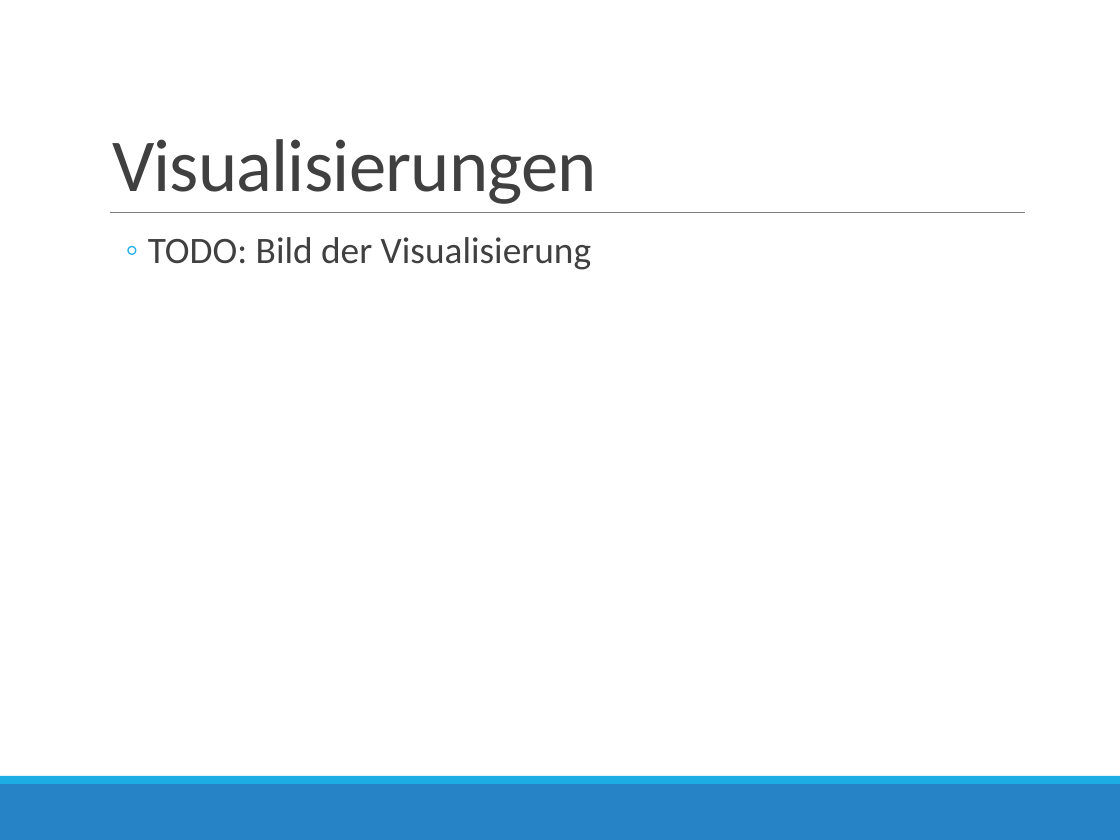
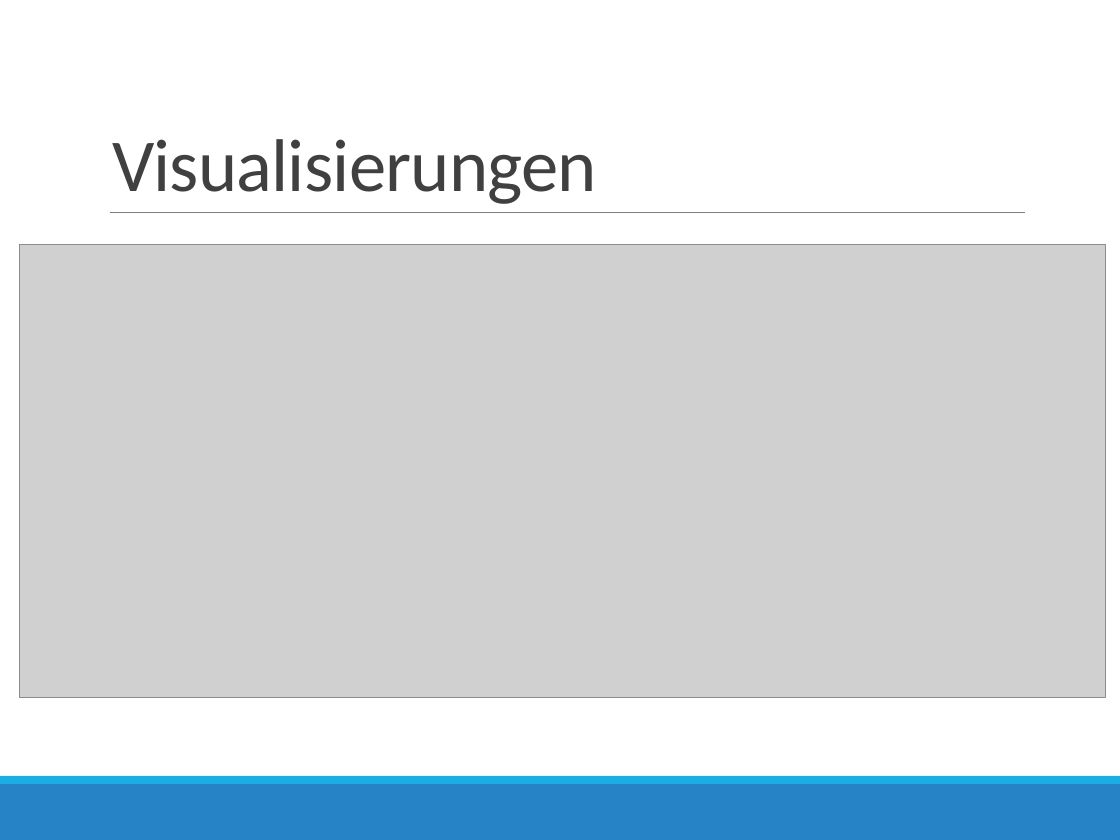
Before and after one commit to AndreMann90/fart_fssd, a slide deck: slide 11 of doc/Programmier-Projekt-Praesi.pptx. Drawn at 1120x840 pixels with LibreOffice and Linux fonts; fonts in the diff are those of the drawing; grey boxes stand for pictures. Boxes give left, top, right and bottom in pixels: in the first picture for what was removed or moved away, otherwise in the second. Text is boxed around its words. In the diff, an @@ line names an element or a change of style, - is before the commit and + after.

```diff
--- a/doc/Programmier-Projekt-Praesi.pptx
+++ b/doc/Programmier-Projekt-Praesi.pptx
@@ text removed at (x1=148, y1=237, x2=591, y2=270) @@
-  ◦ TODO: Bild der Visualisierung
@@ picture added at (x1=20, y1=244, x2=1107, y2=697) @@
```
Also in this commit, not shown: 3 other slides changed, 1 other file.
